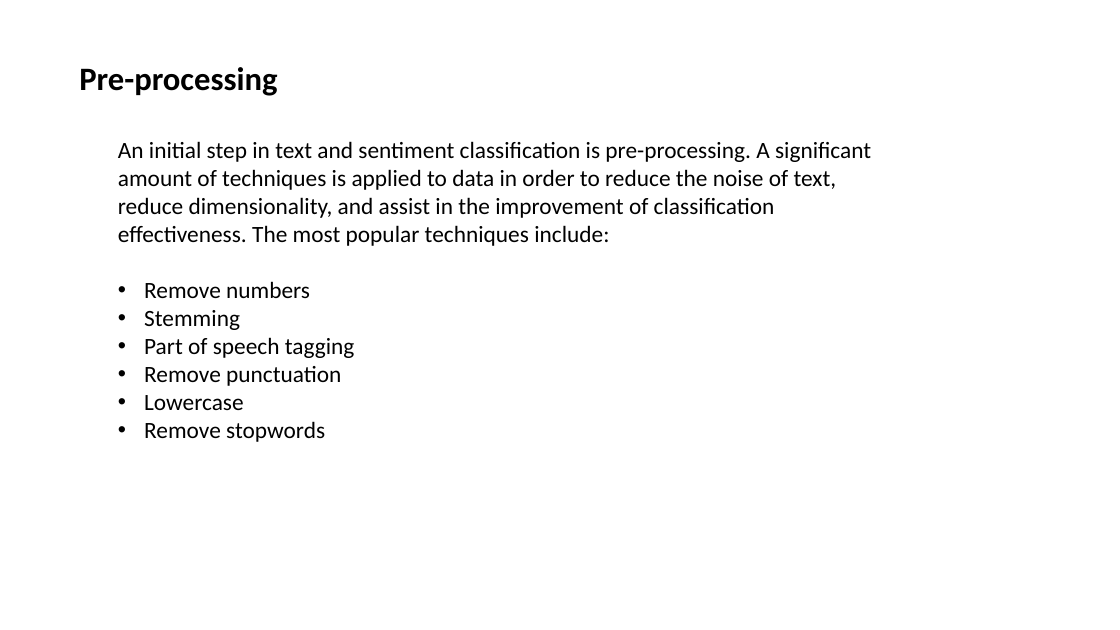
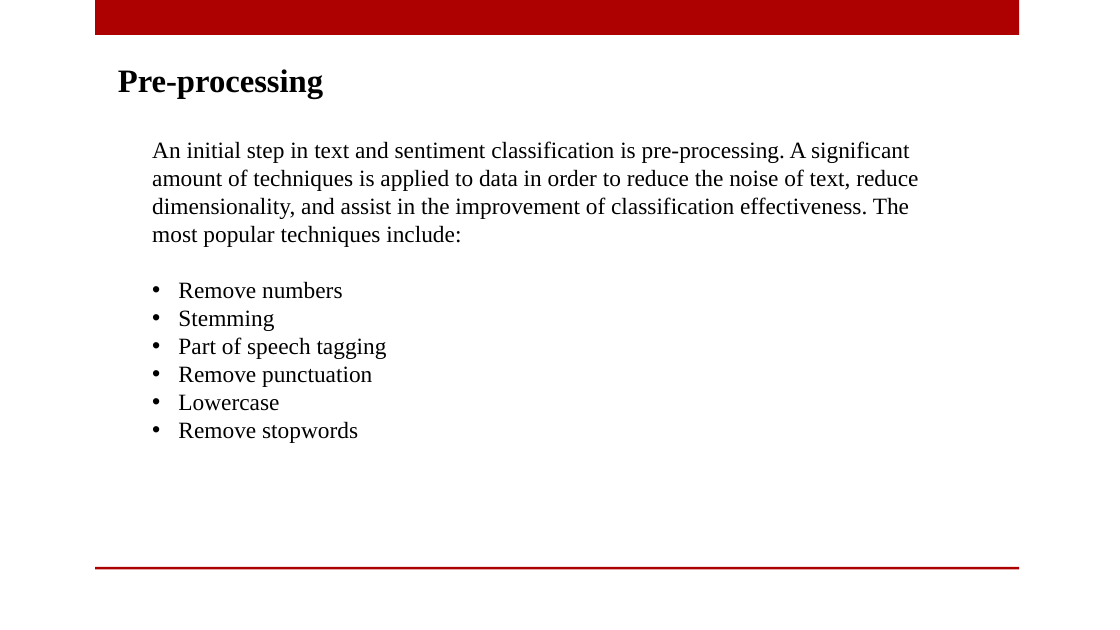
Before and after one commit to slugger07/ML-Experiments, a slide deck: slide 8 of Racism Analysis Twitter Data/Sentiment Analysis.pptx (slide 7 before the commit). Drawn at 1120x630 pixels with LibreOffice and Linux fonts; fonts in the diff are those of the drawing; background and template pictures are left out. Boxes give left, top, right and bottom in pixels: in the first picture for what was removed or moved away, otherwise in the second. Text is boxed around its words. In the diff, an @@ line names an element or a change of style, - is before the commit and + after.

```diff
--- a/Racism Analysis Twitter Data/Sentiment Analysis.pptx
+++ b/Racism Analysis Twitter Data/Sentiment Analysis.pptx
@@ rectangle added at box(95, 0, 1019, 35), fill #AD0101 @@
@@ text "Pre-processing" at box(118, 69, 323, 99): font Calibri to Times New Roman @@
@@ text "Pre-processing": place and size @@
-text "Pre-processing" at box(79, 67, 277, 96)
+text "Pre-processing" at box(118, 69, 323, 99)
@@ text "An initial step in text ...": place and size @@
-text "An initial step in text ..." at box(118, 141, 871, 442)
+text "An initial step in text ..." at box(152, 141, 918, 443)
@@ text "An initial step in text ..." at box(152, 141, 918, 443): font Calibri to Times New Roman @@
@@ rectangle added at box(95, 567, 1019, 570), fill #AD0101 @@
```
Also in this commit, not shown: 5 other slides changed, 16 slides added, 4 slides removed, 1 other file.
